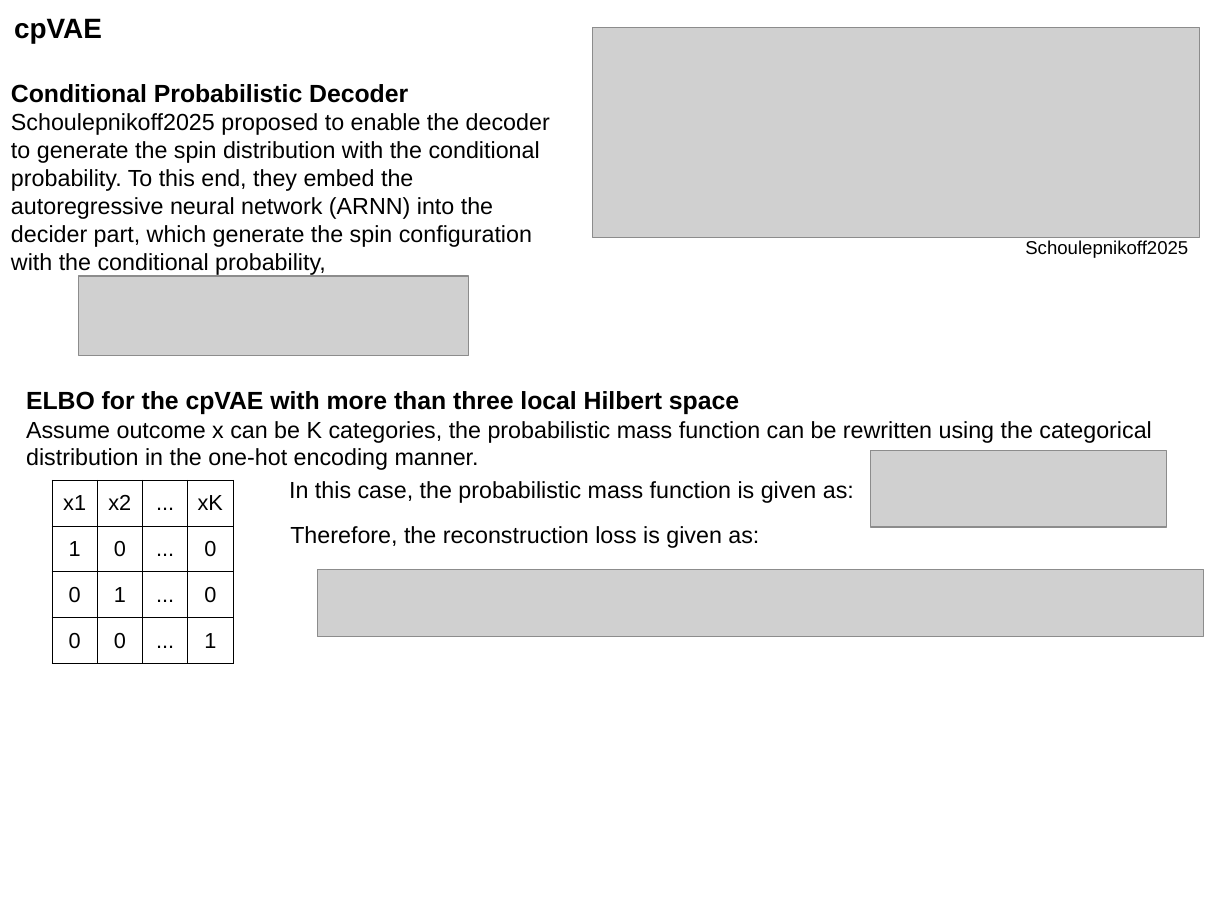
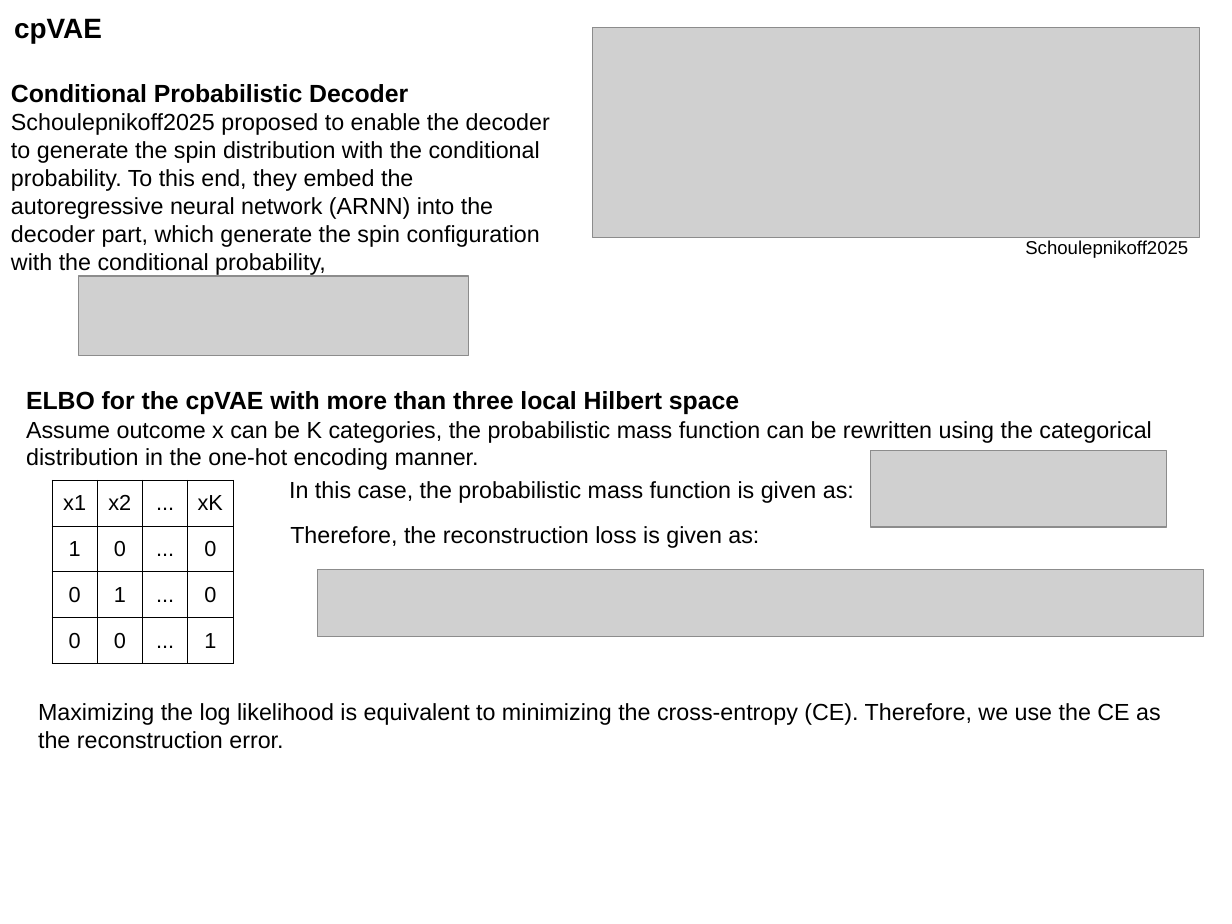
Before and after one commit to YumaAL/pcVAE, a slide deck: slide 5 of slide.odp. Drawn at 1232x924 pixels with LibreOffice and Linux fonts; fonts in the diff are those of the drawing; grey boxes stand for pictures. Boxes give left, top, right and bottom in pixels: in the first picture for what was removed or moved away, otherwise in the second. Text is boxed around its words. In the diff, an @@ line names an element or a change of style, - is before the commit and + after.

```diff
--- a/slide.odp
+++ b/slide.odp
@@ text at (11, 113, 550, 275): text changed @@
-Schoulepnikoff2025 proposed to enable the decoder to generate the spin distribution with the conditional probability. To this end, they embed the autoregressive neural network (ARNN) into the decider part, which generate the spin configuration with the conditional probability,
+Schoulepnikoff2025 proposed to enable the decoder to generate the spin distribution with the conditional probability. To this end, they embed the autoregressive neural network (ARNN) into the decoder part, which generate the spin configuration with the conditional probability,
@@ text added at (38, 703, 1161, 749), 15 pt, text #000000 @@
+Maximizing the log likelihood is equivalent to minimizing the cross-entropy (CE). Therefore, we use the CE as the reconstruction error.
```
Also in this commit, not shown: 2 other slides changed, 7 slides added, 3 other files.
